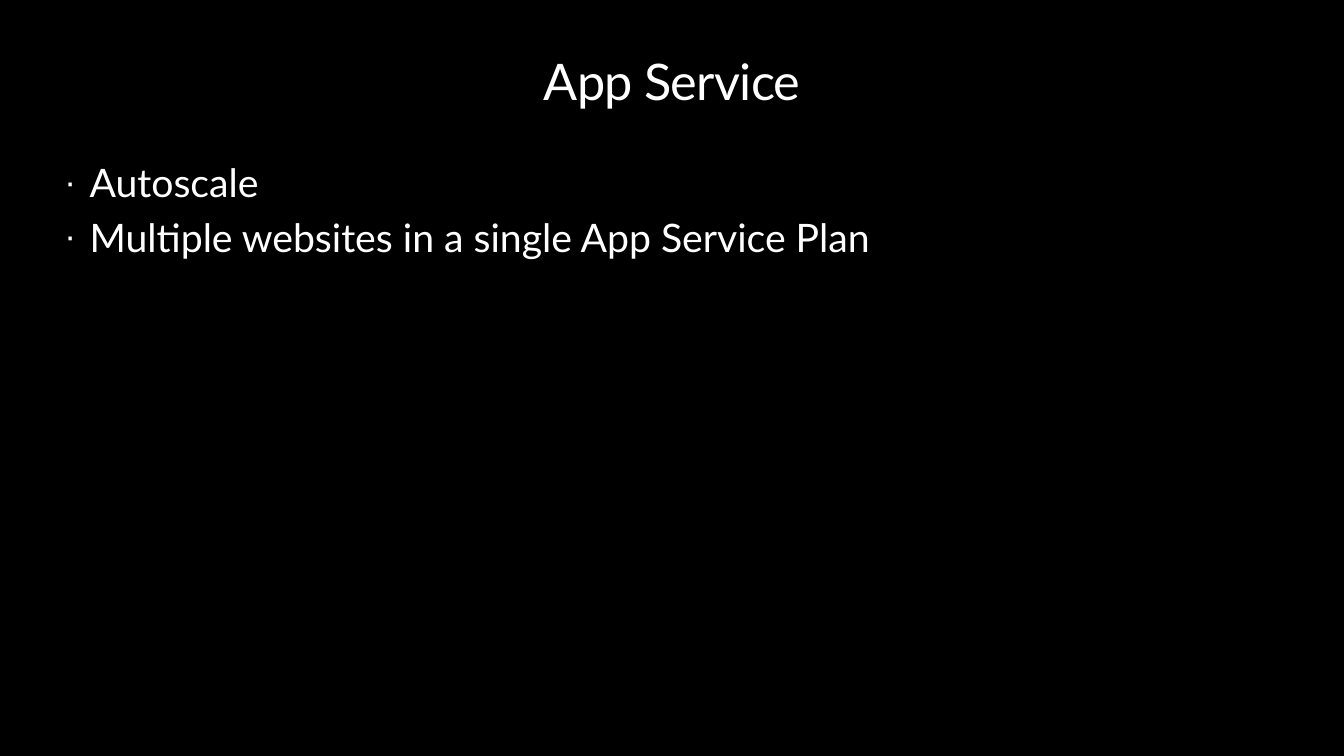
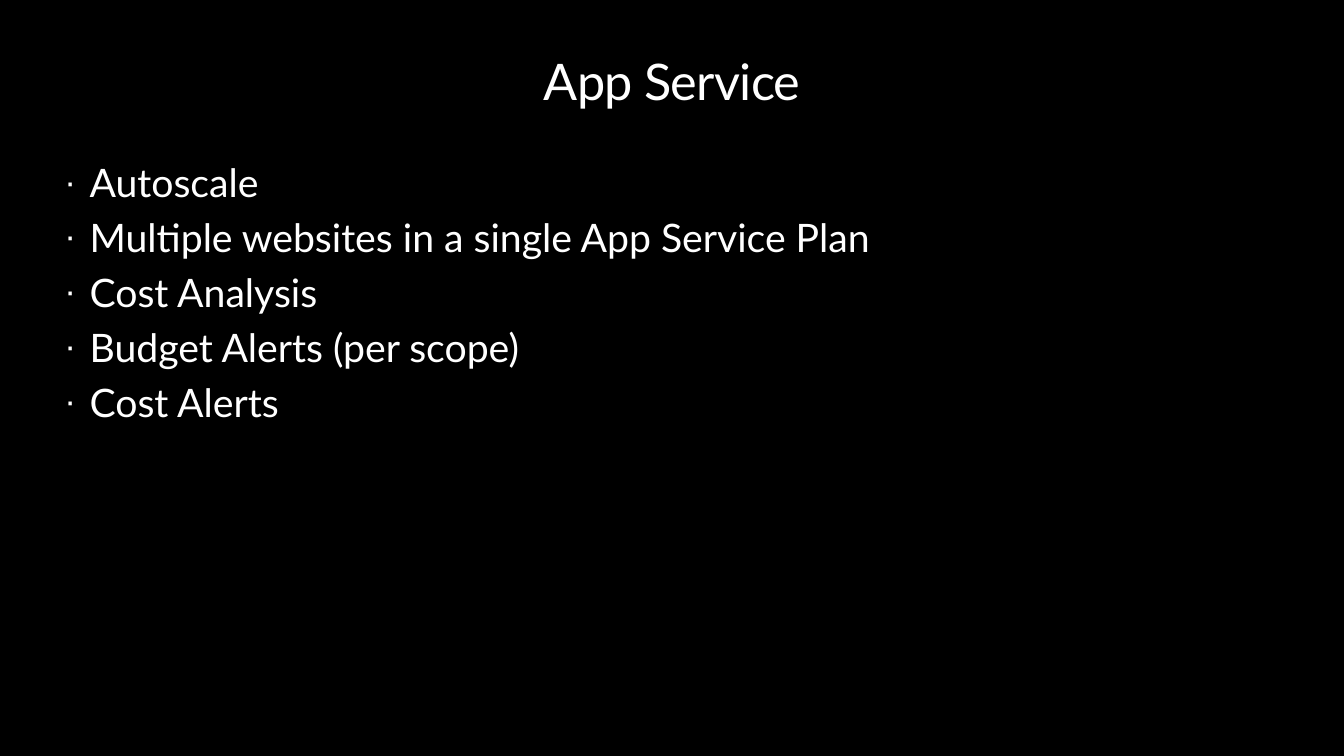
Before and after one commit to peterperov/MSFTCSA, a slide deck: slide 45 of 104-FinOps/Azure FinOps - Introduction.pptx. Drawn at 1344x756 pixels with LibreOffice and Linux fonts; fonts in the diff are those of the drawing; background and template pictures are left out. Boxes give left, top, right and bottom in pixels: in the first picture for what was removed or moved away, otherwise in the second. Text is boxed around its words. In the diff, an @@ line names an element or a change of style, - is before the commit and + after.

```diff
--- a/104-FinOps/Azure FinOps - Introduction.pptx
+++ b/104-FinOps/Azure FinOps - Introduction.pptx
@@ text at (90,278,519,418): paragraphs added @@
+· Cost Analysis
+· Budget Alerts (per scope)
+· Cost Alerts
```
Also in this commit, not shown: 2 slides added, 1 other file.
